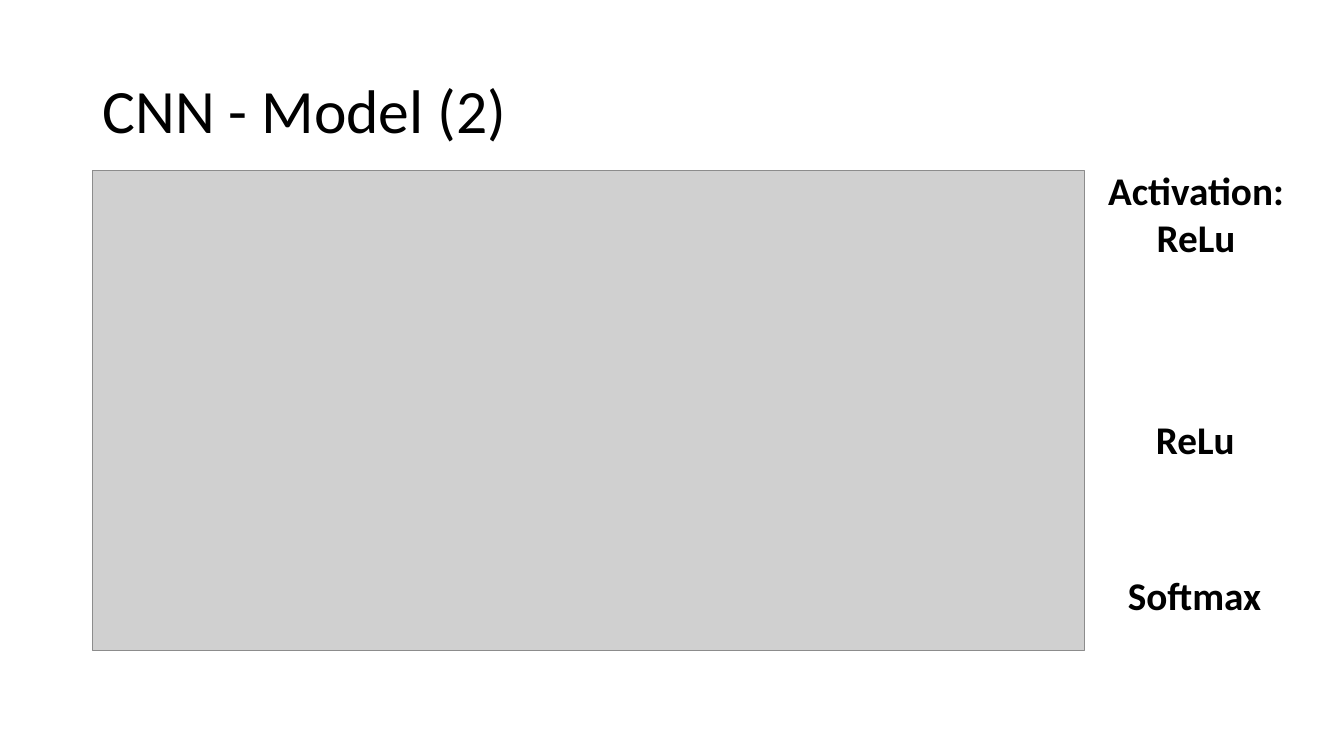
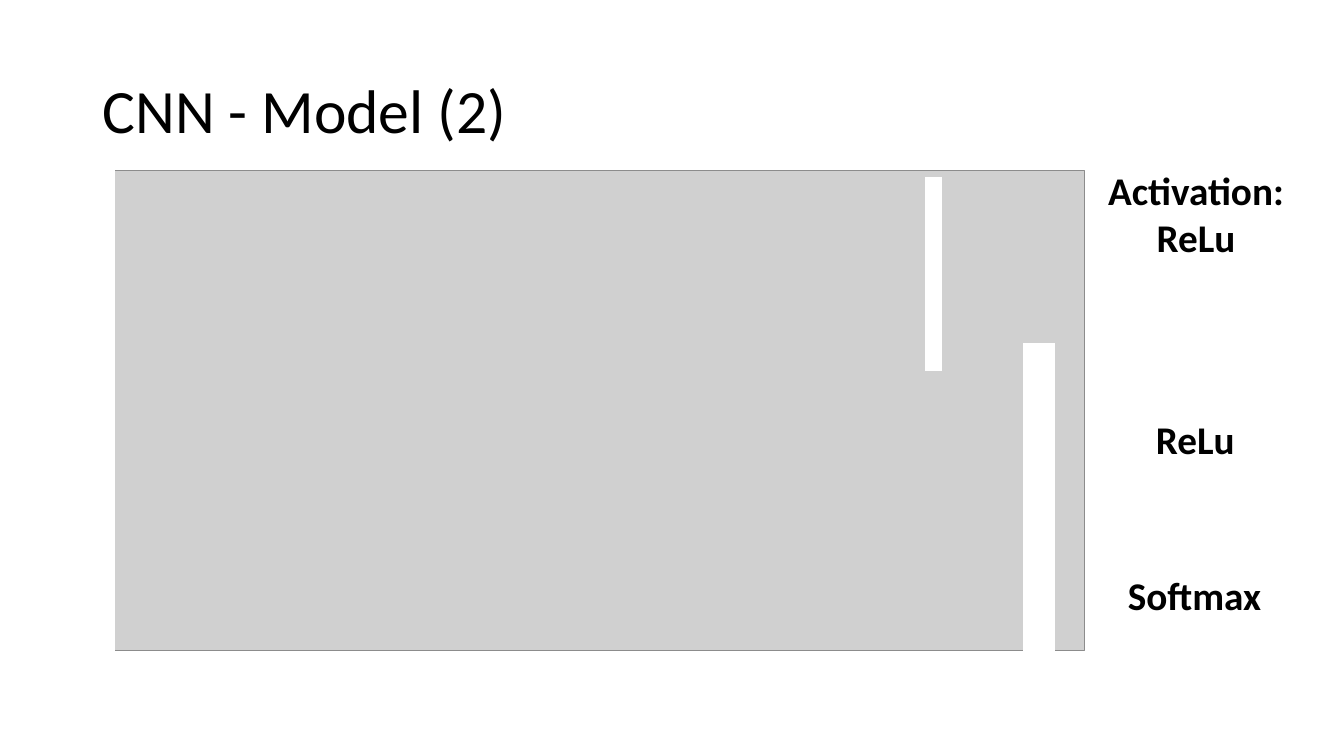
Before and after one commit to ageinpee/ComputerVision, a slide deck: slide 10 of project/Präsentation CV-Prak [Di].pptx (slide 9 before the commit). Drawn at 1344x756 pixels with LibreOffice and Linux fonts; fonts in the diff are those of the drawing; grey boxes stand for pictures. Boxes give left, top, right and bottom in pixels: in the first picture for what was removed or moved away, otherwise in the second. Text is boxed around its words. In the diff, an @@ line names an element or a change of style, - is before the commit and + after.

```diff
--- a/project/Präsentation CV-Prak [Di].pptx
+++ b/project/Präsentation CV-Prak [Di].pptx
@@ rectangle added at (x1=93, y1=170, x2=115, y2=650), fill #FFFFFF, outline #FFFFFF 1 pt @@
@@ rectangle added at (x1=927, y1=177, x2=942, y2=371), fill #FFFFFF, outline #FFFFFF 1 pt @@
@@ rectangle added at (x1=1024, y1=344, x2=1055, y2=650), fill #FFFFFF, outline #FFFFFF 1 pt @@
```
Also in this commit, not shown: 6 other slides changed, 3 slides added, 1 slide removed.
